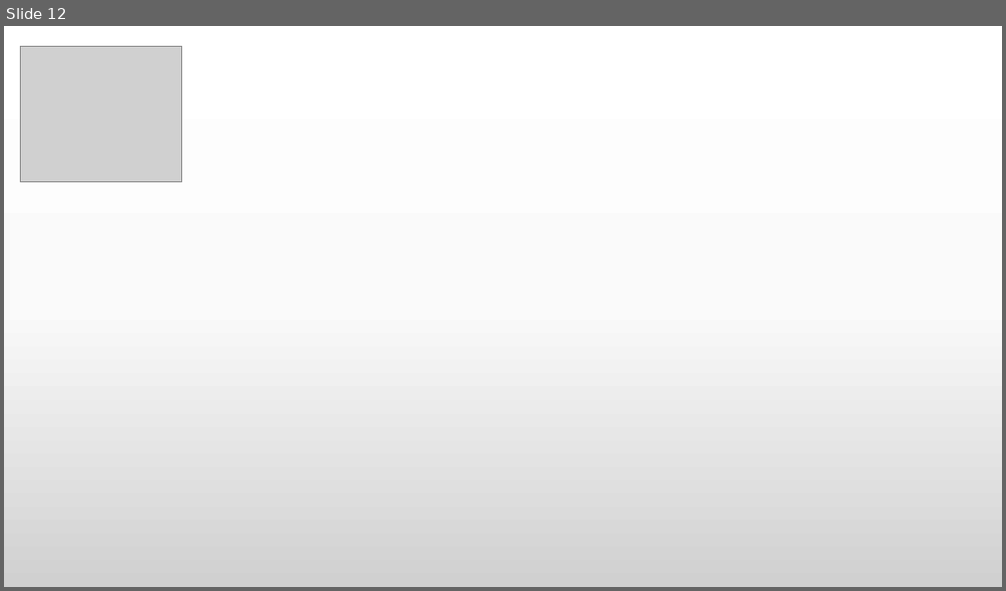
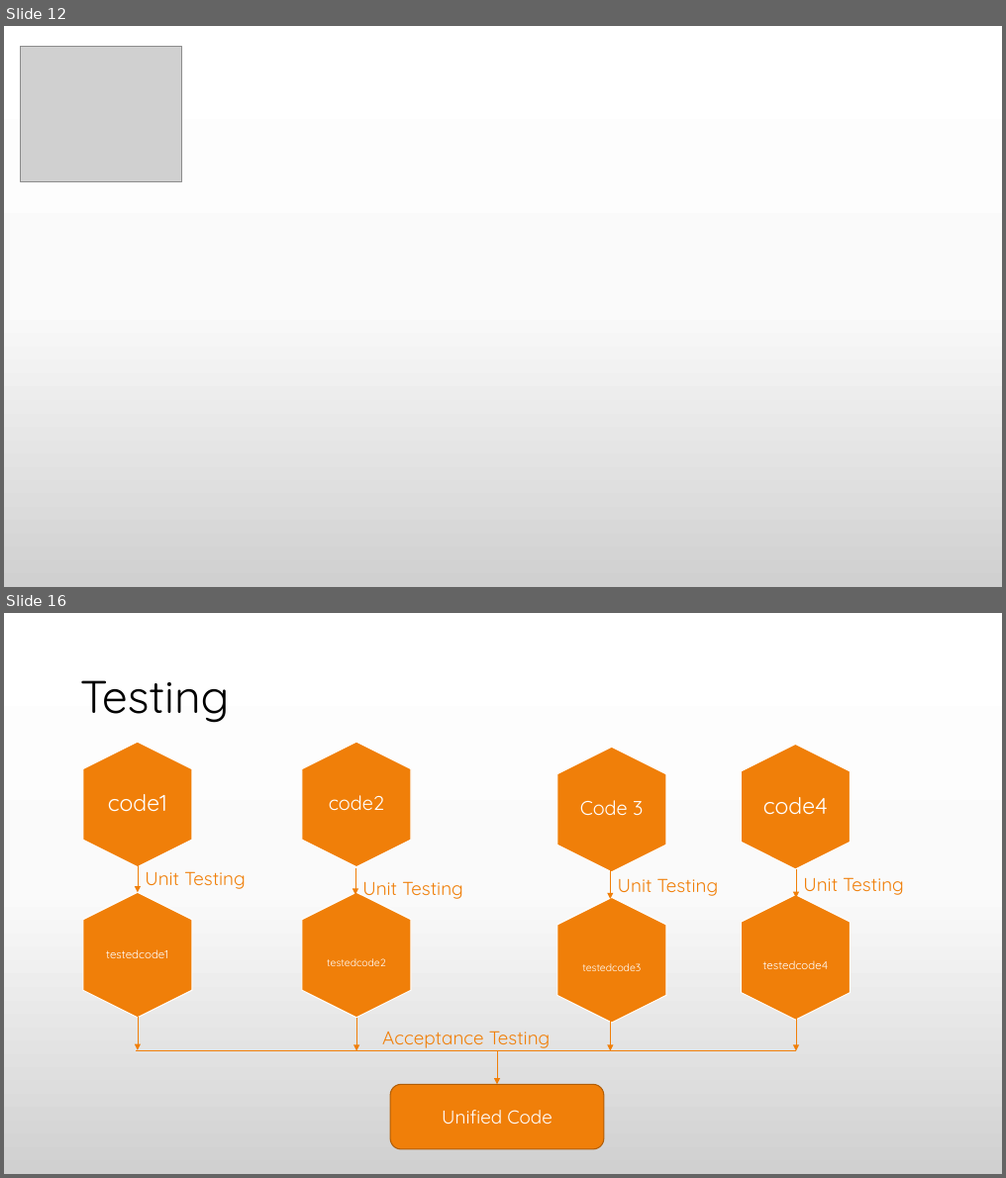
Before and after one commit to praash47/aasn-iii, a slide deck: extreme_programming.pptx. Shown one above the other, each under a label of ours: slide 12 before the commit, slides 12 and 16 after it; the slides between them are not shown. The pictures are 1006x591 and 1006x1178 pixels, drawn with LibreOffice and Linux fonts; fonts in the diff are those of the drawing; grey boxes stand for pictures. Boxes give left, top, right and bottom in pixels: in the first picture for what was removed or moved away, otherwise in the second. Text is boxed around its words. In the diff, an @@ line names an element or a change of style, - is before the commit and + after.

```diff
--- a/extreme_programming.pptx
+++ b/extreme_programming.pptx
@@ slide 16 added at [4,613,1002,1174], background gradient #FFFFFF to #FBFBFB to #D1D1D1 @@
@@ title added at [80,680,230,723], 44 pt, text #000000 @@
+Testing
@@ group added at [83,742,850,872]: 4 hexagons, 4 texts @@
+code2
+code1
+Code 3
+code4
@@ arrow added from (138, 863) to (138, 892), #F07F09 0.5 pt @@
@@ text added at [145,871,246,889], 18 pt, text #F07F09 @@
+Unit Testing
@@ arrow added from (355, 869) to (355, 895), #F07F09 0.5 pt @@
@@ arrow added from (611, 870) to (611, 899), #F07F09 0.5 pt @@
@@ text added at [618,878,719,896], 18 pt, text #F07F09 @@
+Unit Testing
@@ arrow added from (796, 869) to (796, 898), #F07F09 0.5 pt @@
@@ text added at [803,877,904,895], 18 pt, text #F07F09 @@
+Unit Testing
@@ text added at [362,881,463,901], 18 pt, text #F07F09 @@
+Unit Testing
@@ group added at [83,892,850,1023]: 4 hexagons, 4 texts @@
+testedcode2
+testedcode1
+testedcode3
+testedcode4
@@ arrow added from (138, 1017) to (138, 1051), #F07F09 0.5 pt @@
@@ arrow added from (356, 1018) to (356, 1052), #F07F09 0.5 pt @@
@@ arrow added from (611, 1018) to (611, 1052), #F07F09 0.5 pt @@
@@ arrow added from (796, 1018) to (796, 1052), #F07F09 0.5 pt @@
@@ line added from (136, 1052) to (796, 1052), #F07F09 0.5 pt @@
@@ text added at [382,1031,550,1049], 18 pt, text #F07F09 @@
+Acceptance Testing
@@ arrow added from (497, 1052) to (497, 1084), #F07F09 0.5 pt @@
@@ rounded rectangle added at [390,1084,604,1150], fill #F07F09, outline #B25E07 1 pt, 18 pt, text #FFFFFF @@
+Unified Code
```
Also in this commit, not shown: 16 other slides added, 7 other files.
